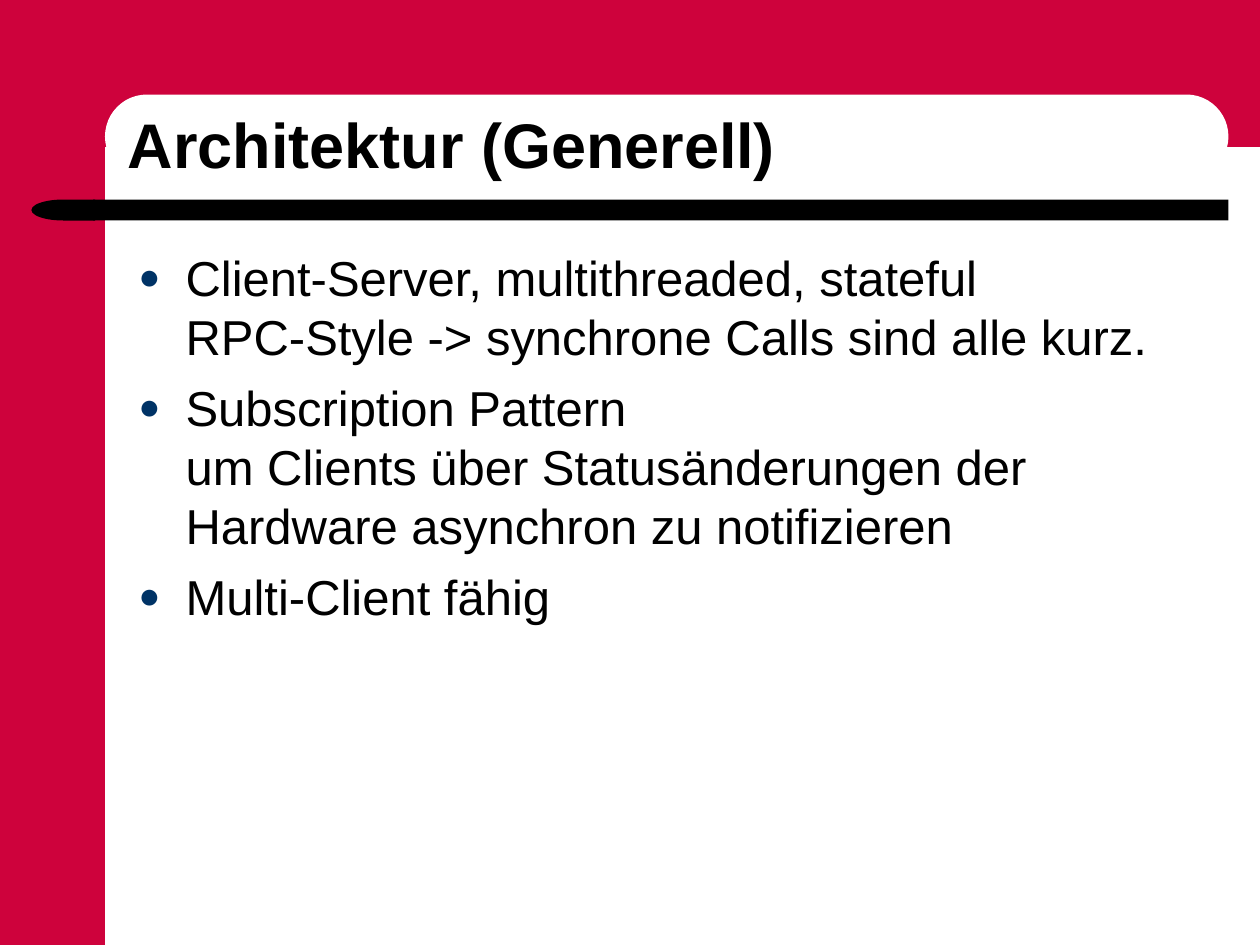
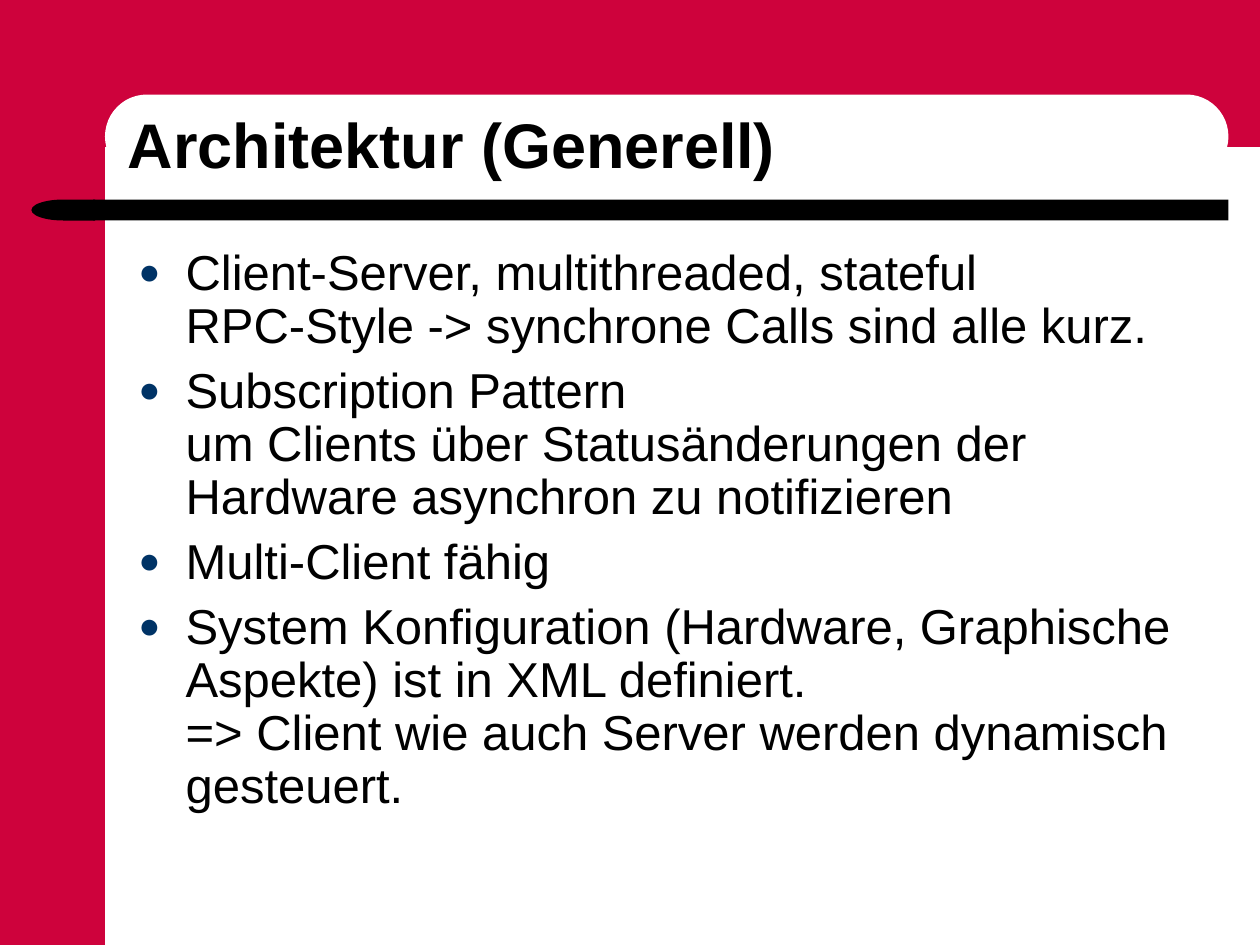
Before and after one commit to ImfeldC/NuvoControl, a slide deck: slide 2 of UserDocumentation/NuvoContro_7100_ProjektPräsentation.ppt. Drawn at 1260x945 pixels with LibreOffice and Linux fonts; fonts in the diff are those of the drawing; background and template pictures are left out. Boxes give left, top, right and bottom in pixels: in the first picture for what was removed or moved away, otherwise in the second. Text is boxed around its words. In the diff, an @@ line names an element or a change of style, - is before the commit and + after.

```diff
--- a/UserDocumentation/NuvoContro_7100_ProjektPräsentation.ppt
+++ b/UserDocumentation/NuvoContro_7100_ProjektPräsentation.ppt
@@ text at [186,254,1147,589]: line spacing 1 to 0.9 @@
@@ text at [186,608,1170,813]: paragraph added @@
+● System Konfiguration (Hardware, Graphische Aspekte) ist in XML definiert.
+  => Client wie auch Server werden dynamisch gesteuert.
```
